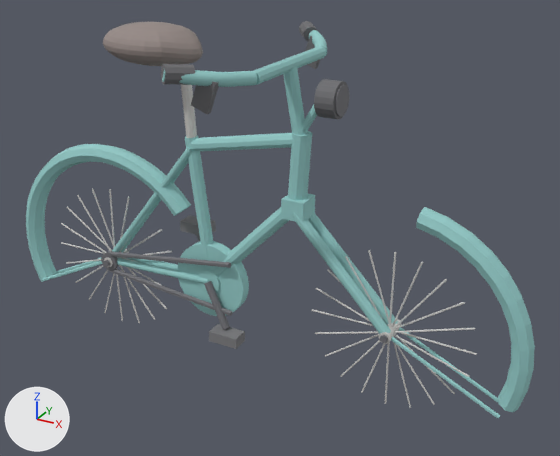
An edit to the glTF model assets/models/07-bicycle/07-bicycle.glb, drawn before and after from the same camera.
Rendered twice from a 50 mm lens placed at (1.149, -1.835, 1.503), pointed at (0.11, 0.054, 0.559). Lighting does not change. The marker at lower left points along +X, +Y and +Z. The picture after the commit comes second. Where no turn or scale is listed for an object, it has been applied to the vertices.

In view in the first picture: 'Bar_Cross', 'Chainguard', 'FenderF', 'FenderR', 'Frame_DownTube', 'Frame_ForkBlade_L', 'Frame_ForkBlade_R', 'Frame_HeadTube', 'Frame_SeatTube', 'Frame_TopTube', 'Headlamp', 'Saddle' and 66 more.
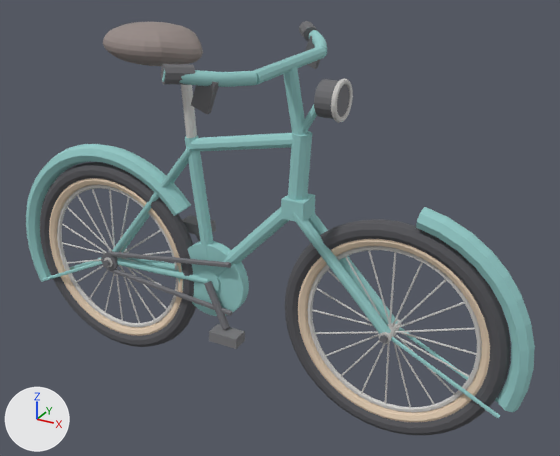
Diff of the bpy script that builds the scene:
```diff
--- a/assets/models/07-bicycle/07-bicycle.glb.py
+++ b/assets/models/07-bicycle/07-bicycle.glb.py
@@ mat_tan @@
+mat_tan = principled_material('Tan')
+mat_tan.base_color = (0.78, 0.62, 0.46)  # beige #e5ceb5
+mat_tan.roughness = 0.9
@@ mat_tire @@
+mat_tire = principled_material('Tire')
+mat_tire.base_color = (0.095, 0.095, 0.105)  # dark grey #57575b
+mat_tire.roughness = 0.95
@@ me_torus_006 @@
+me_torus_006.from_pydata(...)  # a torus around z (ring radius 0.05, tube radius 0.008) spanning x -0.058..0.058, y -0.058..0.058, z -0.008..0.008
+me_torus_006.materials.append(mat_silver)  # light grey #cecdca
@@ me_torus_005 @@
+me_torus_005.from_pydata(...)  # 216 vertices, 432 faces; spans x -0.266..0.266, y -0.266..0.266, z -0.007..0.007
+me_torus_005.materials.append(mat_silver)  # light grey #cecdca
@@ me_torus_004 @@
+me_torus_004.from_pydata(...)  # a torus around z (ring radius 0.283, tube radius 0.02) spanning x -0.303..0.303, y -0.303..0.303, z -0.02..0.02
+me_torus_004.materials.append(mat_tan)  # beige #e5ceb5
@@ me_torus_003 @@
+me_torus_003.from_pydata(...)  # a torus around z (ring radius 0.312, tube radius 0.028) spanning x -0.34..0.34, y -0.34..0.34, z -0.027..0.027
+me_torus_003.materials.append(mat_tire)  # dark grey #57575b
@@ me_torus_002 @@
+me_torus_002 = me_torus_005.copy(); me_torus_002.name = 'Torus.002'
@@ me_torus_001 @@
+me_torus_001 = me_torus_004.copy(); me_torus_001.name = 'Torus.001'
@@ me_torus @@
+me_torus = me_torus_003.copy(); me_torus.name = 'Torus'
@@ ob_wheelf_tire @@
-ob_wheelf_tire = bpy.data.objects.new('WheelF_Tire', None)
+ob_wheelf_tire = bpy.data.objects.new('WheelF_Tire', me_torus)
 ob_wheelf_tire.location = (0.5, 0.0, 0.34)
@@ ob_wheelf_sidewall @@
-ob_wheelf_sidewall = bpy.data.objects.new('WheelF_Sidewall', None)
+ob_wheelf_sidewall = bpy.data.objects.new('WheelF_Sidewall', me_torus_001)
 ob_wheelf_sidewall.location = (0.5, 0.0, 0.34)
@@ ob_wheelf_rim @@
-ob_wheelf_rim = bpy.data.objects.new('WheelF_Rim', None)
+ob_wheelf_rim = bpy.data.objects.new('WheelF_Rim', me_torus_002)
 ob_wheelf_rim.location = (0.5, 0.0, 0.34)
@@ ob_wheelr_tire @@
-ob_wheelr_tire = bpy.data.objects.new('WheelR_Tire', None)
+ob_wheelr_tire = bpy.data.objects.new('WheelR_Tire', me_torus_003)
 ob_wheelr_tire.location = (-0.5, 0.0, 0.34)
@@ ob_wheelr_sidewall @@
-ob_wheelr_sidewall = bpy.data.objects.new('WheelR_Sidewall', None)
+ob_wheelr_sidewall = bpy.data.objects.new('WheelR_Sidewall', me_torus_004)
 ob_wheelr_sidewall.location = (-0.5, 0.0, 0.34)
@@ ob_wheelr_rim @@
-ob_wheelr_rim = bpy.data.objects.new('WheelR_Rim', None)
+ob_wheelr_rim = bpy.data.objects.new('WheelR_Rim', me_torus_005)
 ob_wheelr_rim.location = (-0.5, 0.0, 0.34)
@@ ob_headlamp_ring @@
-ob_headlamp_ring = bpy.data.objects.new('Headlamp_Ring', None)
+ob_headlamp_ring = bpy.data.objects.new('Headlamp_Ring', me_torus_006)
 ob_headlamp_ring.location = (0.326, 0.0, 0.99)
```

Location of each change, (x1, y1, x2, y2) in pixels of the pictures (560 x 456 px):
'WheelF_Tire', now drawn
    after: (285, 219, 511, 435)
'WheelR_Tire', now drawn
    after: (40, 162, 196, 347)
'WheelF_Sidewall', now drawn
    after: (298, 239, 490, 422)
'WheelR_Sidewall', now drawn
    after: (49, 178, 183, 336)
'WheelF_Rim', now drawn
    after: (307, 246, 482, 412)
'WheelR_Rim', now drawn
    after: (57, 184, 178, 327)
'Headlamp_Ring', now drawn
    after: (331, 78, 353, 123)
